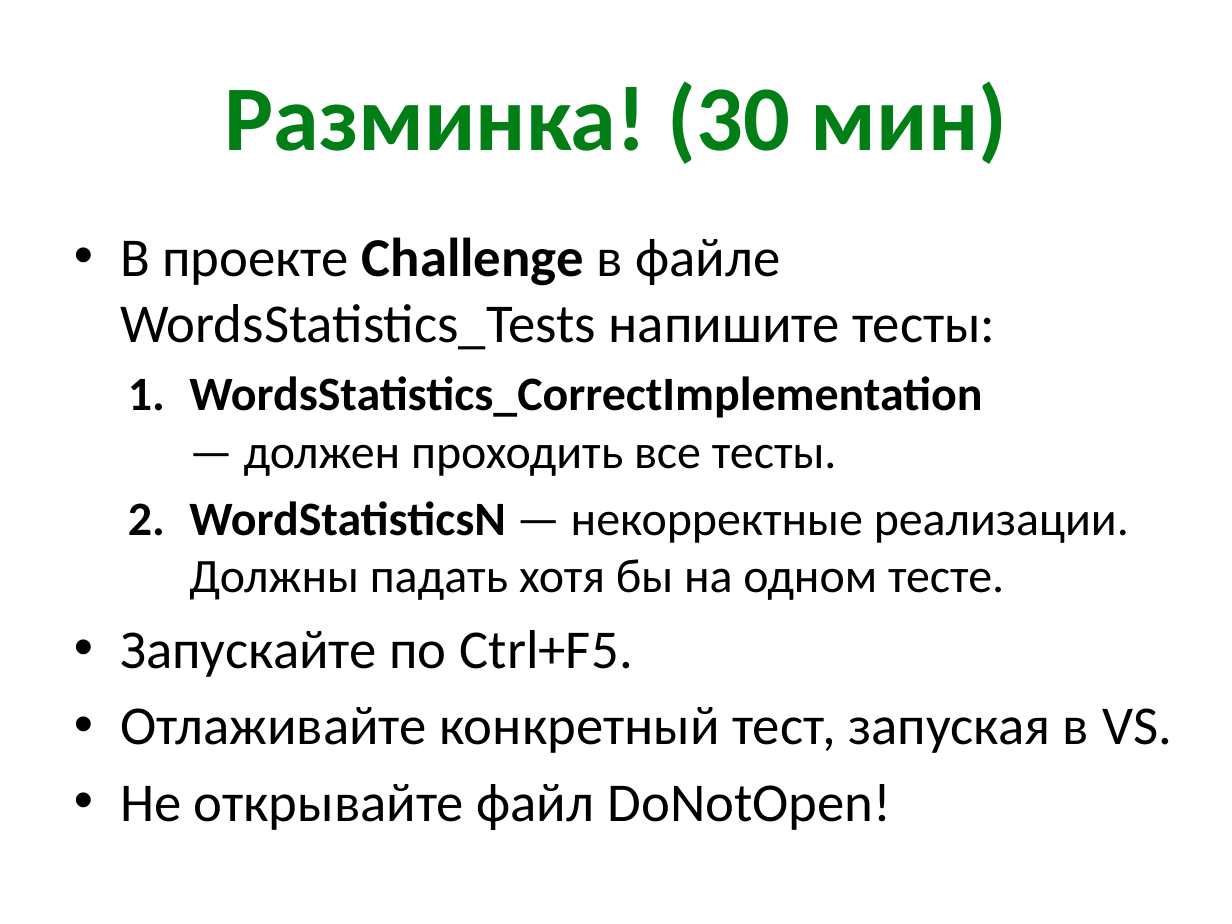
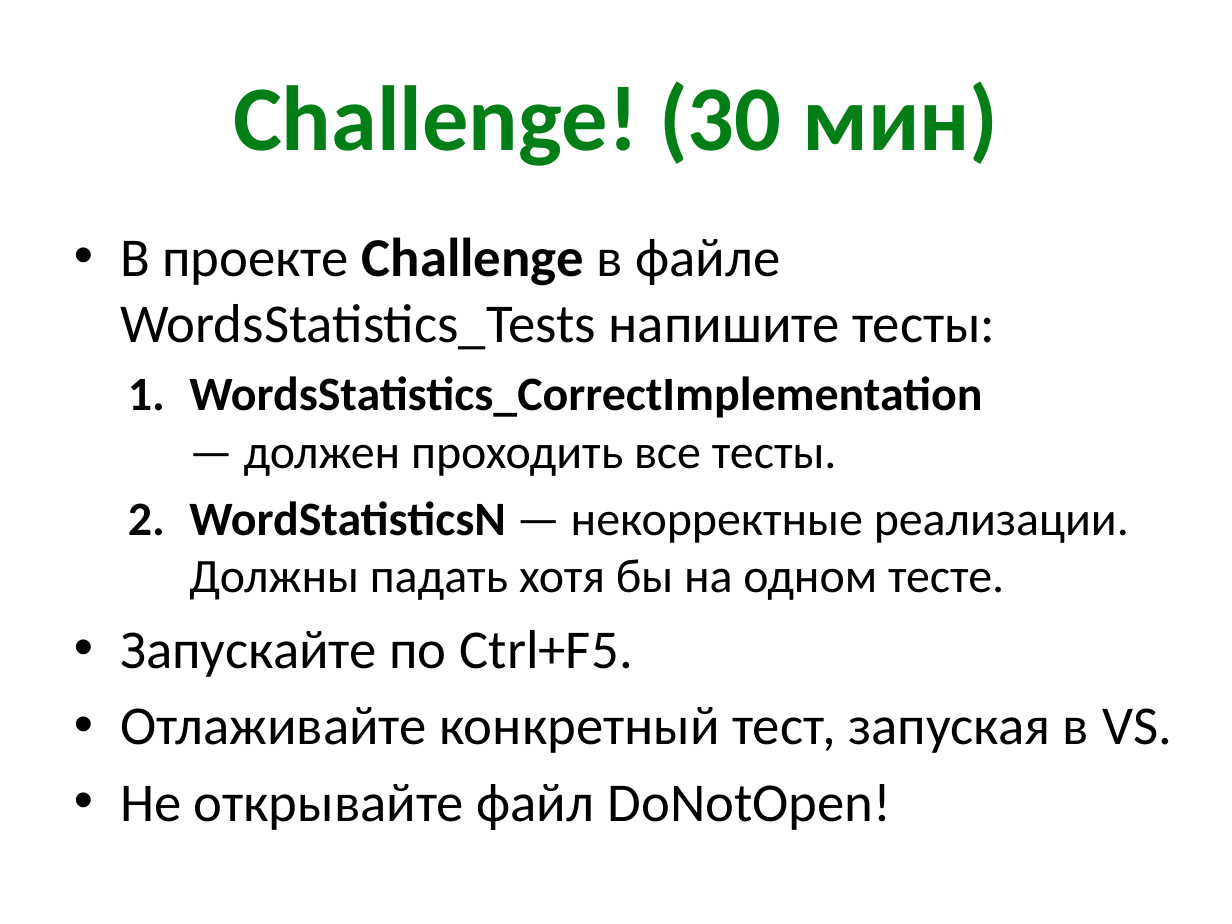
Before and after one commit to kontur-kampus-2015i/kontur-kampus, a slide deck: slide 21 of 1-CodeQuality/quality-slides.pptx (slide 19 before the commit). Drawn at 1232x924 pixels with LibreOffice and Linux fonts; fonts in the diff are those of the drawing. Boxes give left, top, right and bottom in pixels: in the first picture for what was removed or moved away, otherwise in the second. Text is boxed around its words. In the diff, an @@ line names an element or a change of style, - is before the commit and + after.

```diff
--- a/1-CodeQuality/quality-slides.pptx
+++ b/1-CodeQuality/quality-slides.pptx
@@ title at <box>233,81,998,166</box>: text changed @@
-Разминка! (30 мин)
+Challenge! (30 мин)
```
Also in this commit, not shown: 4 other slides changed, 3 slides added, 1 slide removed, 7 other files.
